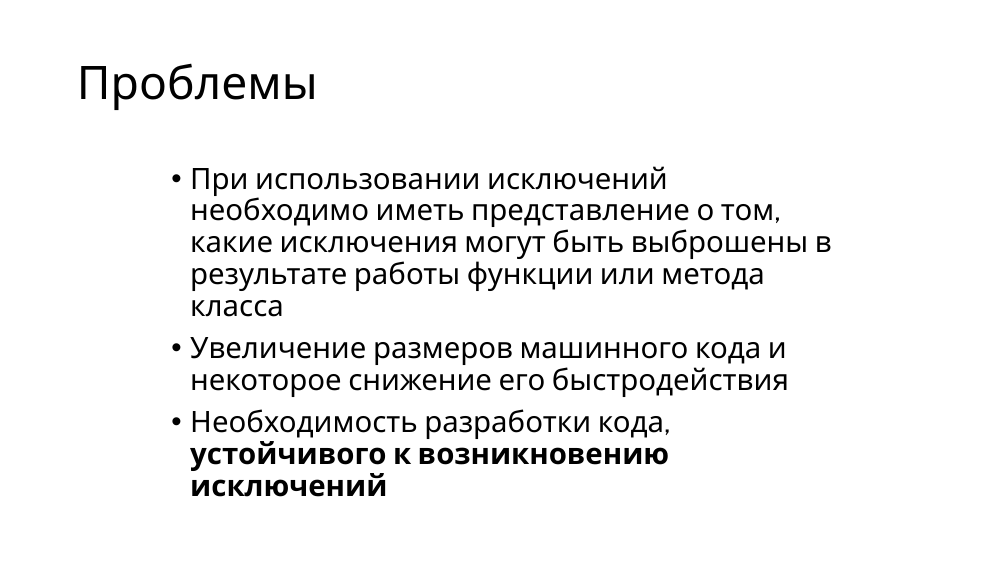
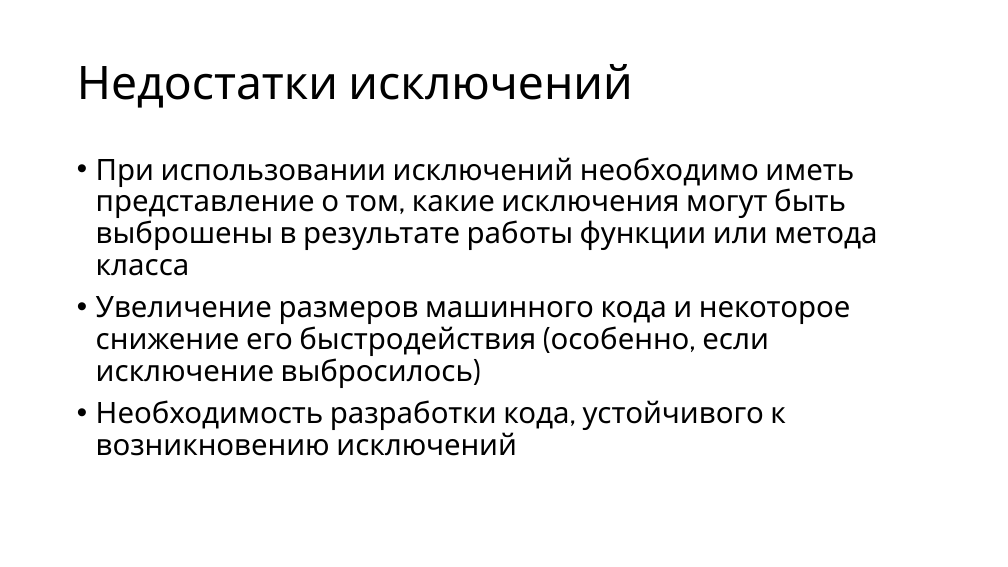
Before and after one commit to alexey-malov/oop, a slide deck: slide 30 of lectures/05/Обработка ошибок и исключительных ситуаций.pptx (slide 22 before the commit). Drawn at 1008x567 pixels with LibreOffice and Linux fonts; fonts in the diff are those of the drawing. Boxes give left, top, right and bottom in pixels: in the first picture for what was removed or moved away, otherwise in the second. Text is boxed around its words. In the diff, an @@ line names an element or a change of style, - is before the commit and + after.

Commit message:
Доработка лекции про исключения

```diff
--- a/lectures/05/Обработка ошибок и исключительных ситуаций.pptx
+++ b/lectures/05/Обработка ошибок и исключительных ситуаций.pptx
@@ title at [77,64,632,108]: text changed @@
-Проблемы
+Недостатки исключений
@@ text "При использовании исключений необходимо иметь ...": place and size @@
-text "При использовании исключений необходимо иметь ..." at [190,166,832,497]
+text "При использовании исключений необходимо иметь ..." at [96,157,877,456]
@@ text at [96,296,851,388]: text changed @@
-• Увеличение размеров машинного кода и некоторое снижение его быстродействия
+• Увеличение размеров машинного кода и некоторое снижение его быстродействия (особенно, если исключение выбросилось)
@@ text at [96,400,786,456]: bold off in "устойчивого к возникновению исключений" @@
```
Also in this commit, not shown: 12 other slides changed, 14 slides added, 1 slide removed, 2 other files.
